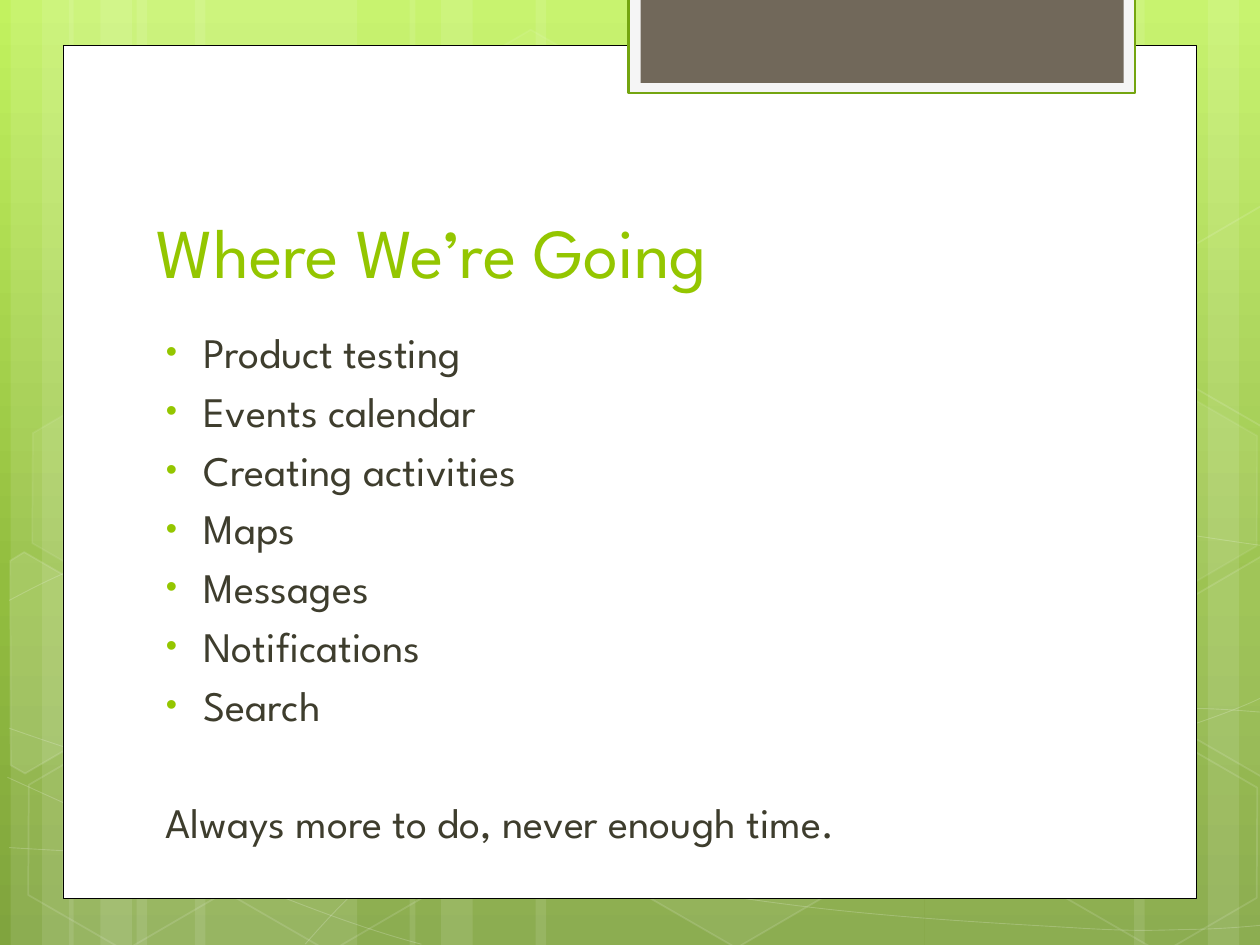
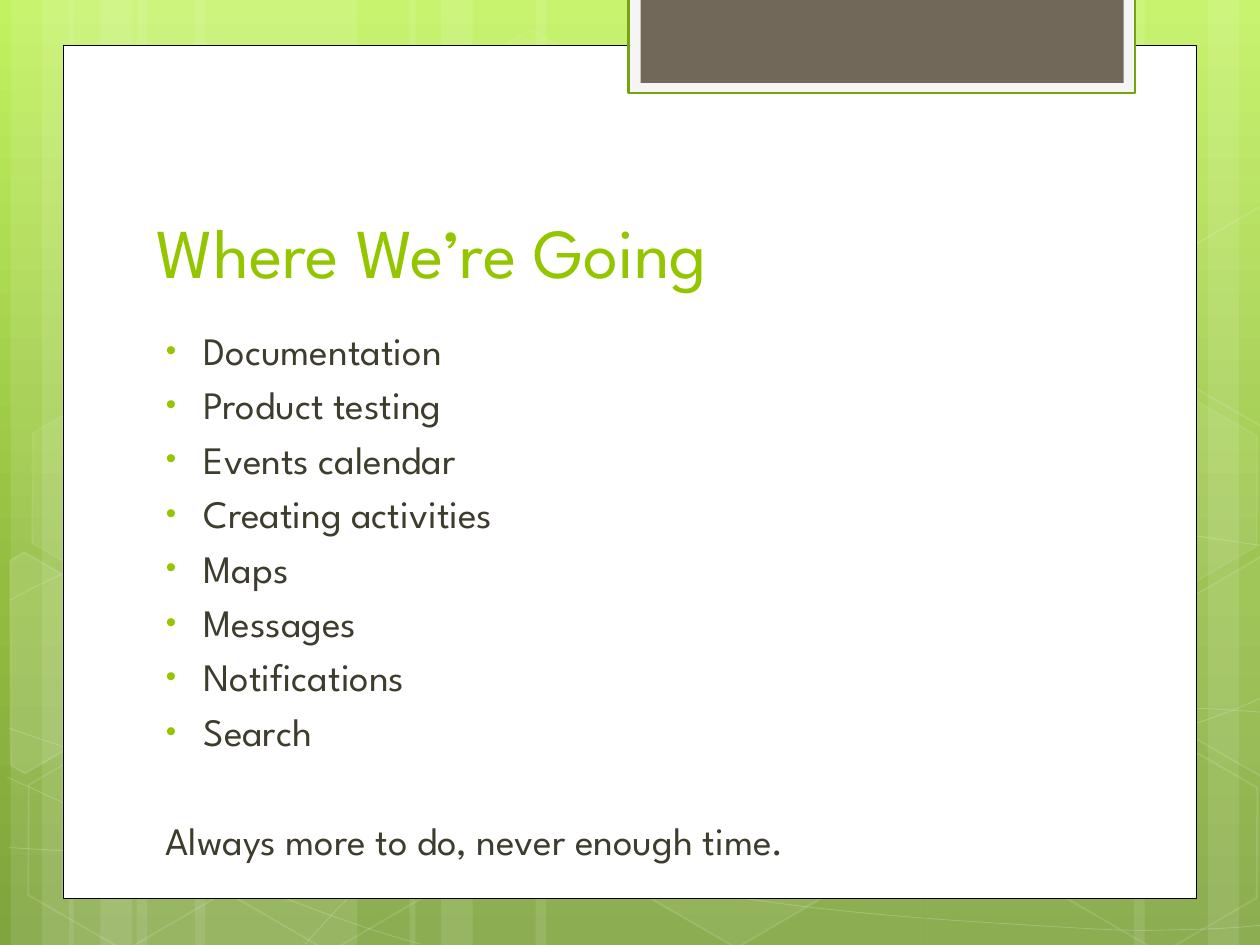
Before and after one commit to Ninjinkai/Couch-Level-Project, a slide deck: slide 12 of Final_Presentation.pptx. Drawn at 1260x945 pixels with LibreOffice and Linux fonts; fonts in the diff are those of the drawing. Boxes give left, top, right and bottom in pixels: in the first picture for what was removed or moved away, otherwise in the second. Text is boxed around its words. In the diff, an @@ line names an element or a change of style, - is before the commit and + after.

```diff
--- a/Final_Presentation.pptx
+++ b/Final_Presentation.pptx
@@ text at box(204, 339, 442, 366): paragraph added @@
+• Documentation
@@ text at box(166, 392, 784, 864): size 24 to 22.2 pt in "Product testing", "Events calendar", "Creating activities", "Maps" and 4 more places @@
```
Also in this commit, not shown: 1 other file.
